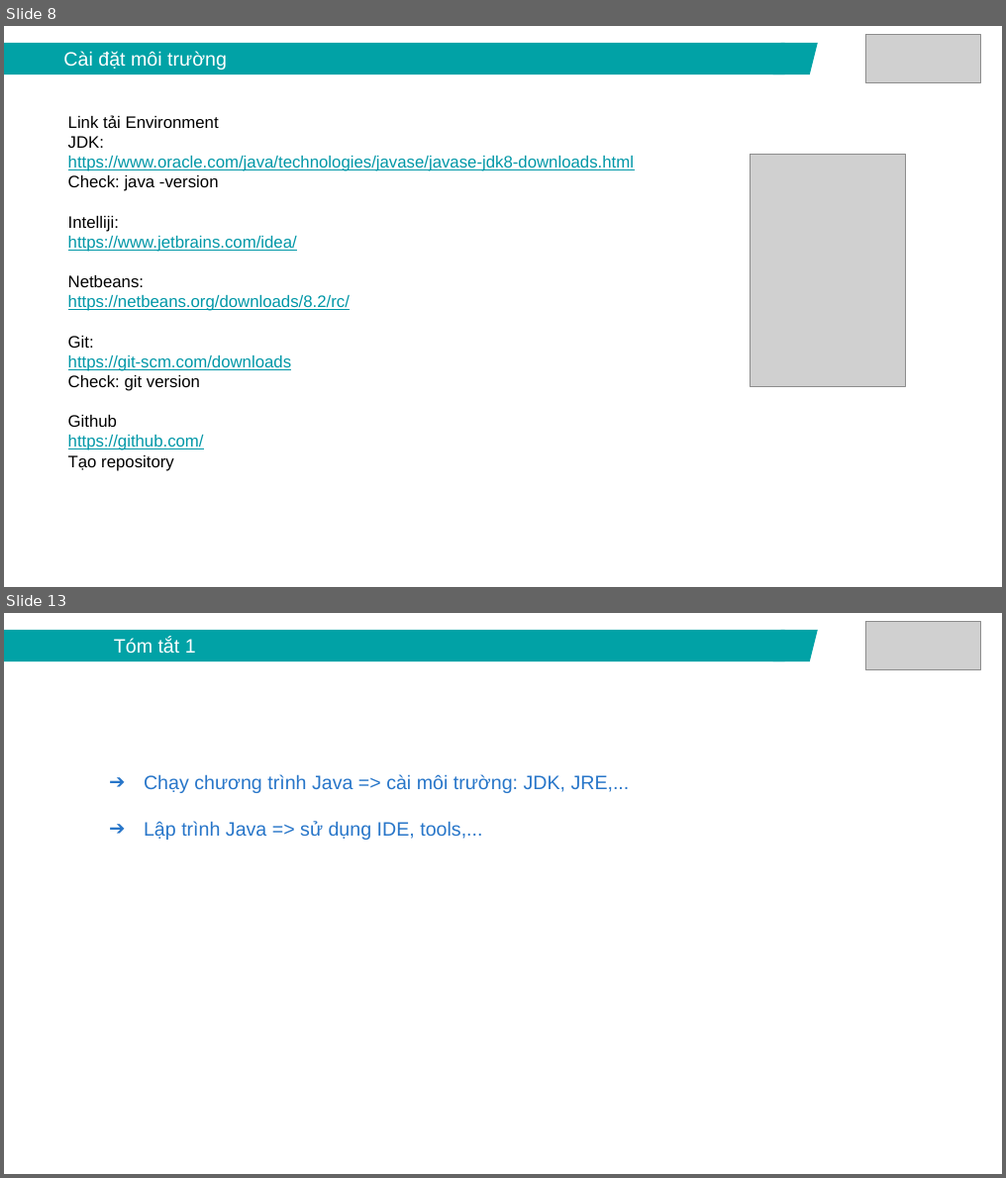
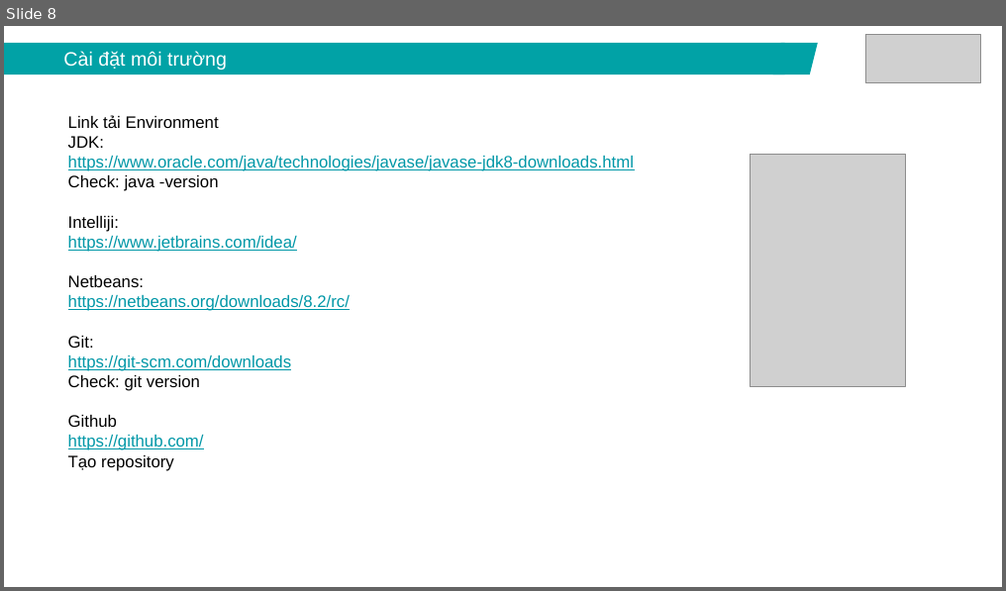
Before and after one commit to lamxung55/javacore, a slide deck: ppt/Java core - Lecture 1 - Introduction.pptx. Shown one above the other, each under a label of ours: slides 8 and 13 before the commit, slide 8 after it; the slides between them are not shown. The pictures are 1006x1178 and 1006x591 pixels, drawn with LibreOffice and Linux fonts; fonts in the diff are those of the drawing; grey boxes stand for pictures. Boxes give left, top, right and bottom in pixels: in the first picture for what was removed or moved away, otherwise in the second. Text is boxed around its words. In the diff, an @@ line names an element or a change of style, - is before the commit and + after.

```diff
--- a/ppt/Java core - Lecture 1 - Introduction.pptx
+++ b/ppt/Java core - Lecture 1 - Introduction.pptx
@@ slide 13 removed at box(4, 613, 1002, 1174), background #FFFFFF @@
@@ rectangle removed at box(4, 630, 784, 662) @@
-Tóm tắt 1
@@ parallelogram removed at box(772, 630, 818, 662) @@
@@ picture removed at box(865, 621, 981, 669) @@
@@ text removed at box(144, 774, 630, 840) @@
-➔ Chạy chương trình Java => cài môi trường: JDK, JRE,...
-➔ Lập trình Java => sử dụng IDE, tools,...
```
Also in this commit, not shown: 5 slides changed, 5 slides added, 4 other slides removed.
